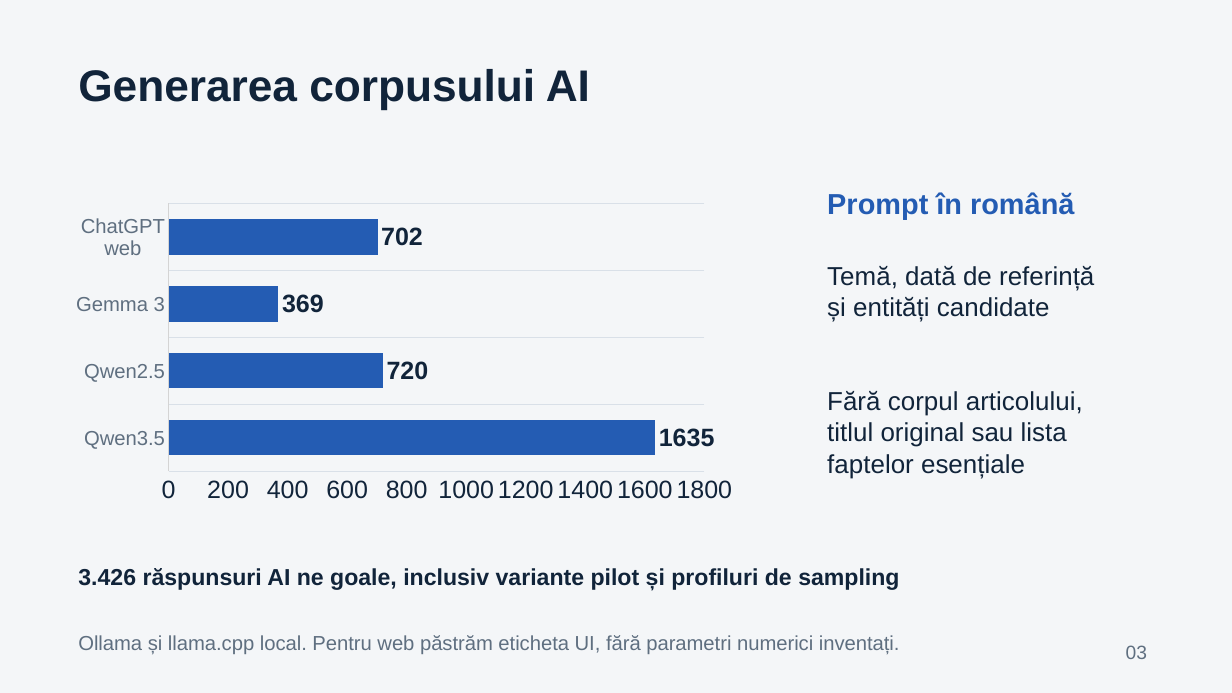
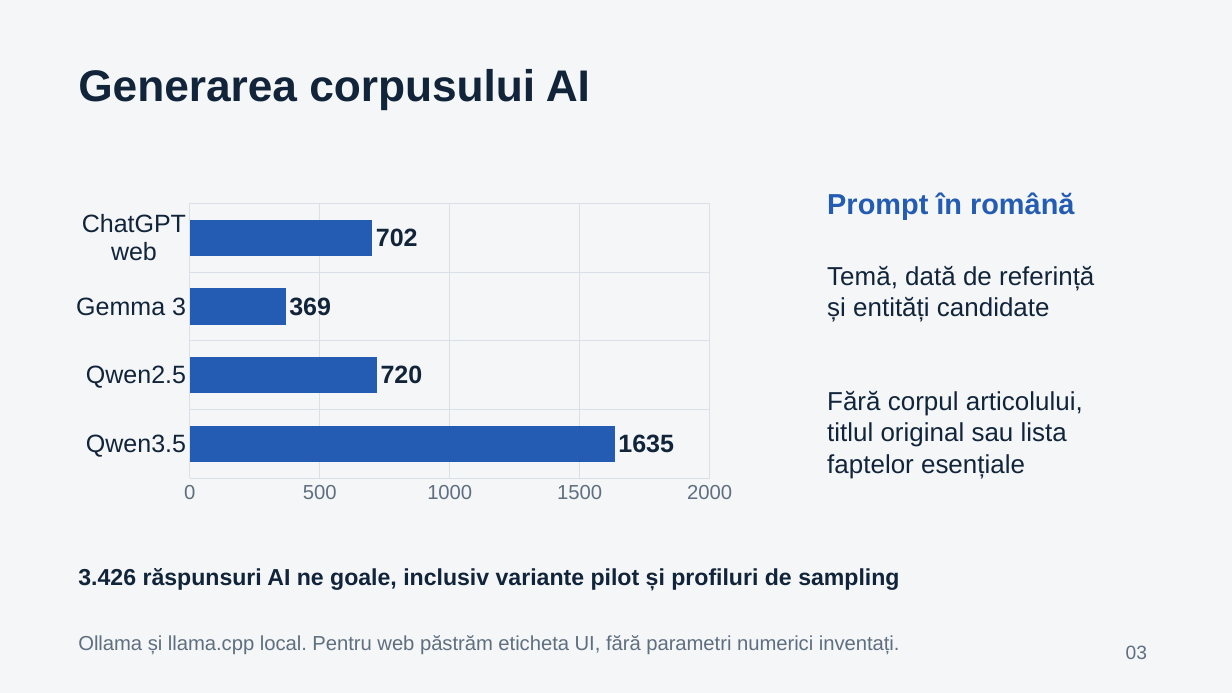
Before and after one commit to Neculai13/SDCGIA-v3, a slide deck: slide 3 of prezentare/Prezentare_SDCGIA_v3.pptx. Drawn at 1232x693 pixels with LibreOffice and Linux fonts; fonts in the diff are those of the drawing. Boxes give left, top, right and bottom in pixels: in the first picture for what was removed or moved away, otherwise in the second. Text is boxed around its words. In the diff, an @@ line names an element or a change of style, - is before the commit and + after.

Commit message:
Correct native chart labels and axes in exported presentation

```diff
--- a/prezentare/Prezentare_SDCGIA_v3.pptx
+++ b/prezentare/Prezentare_SDCGIA_v3.pptx
@@ bar chart at <box>63,198,747,511</box> @@
@@ category axis changed @@
@@ value axis changed @@
```
Also in this commit, not shown: 1 other slide changed.
